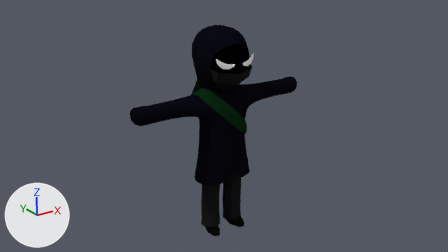
The Blender file Assets/Ninja/ninja_final.blend as it was, and as the next commit left it.
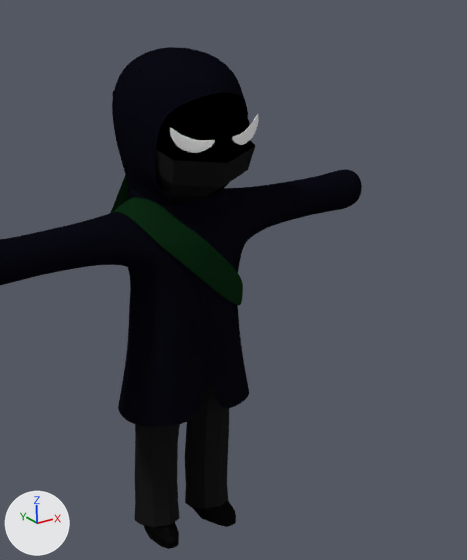
The first picture shows the older version from the file's camera 'Camera'. The close-ups show both versions on the part from 32% to 76% of the width and 2% to 96% of the height of that picture; other places that the commit changed are outside them. Lighting does not change. The marker at lower left points along +X, +Y and +Z.
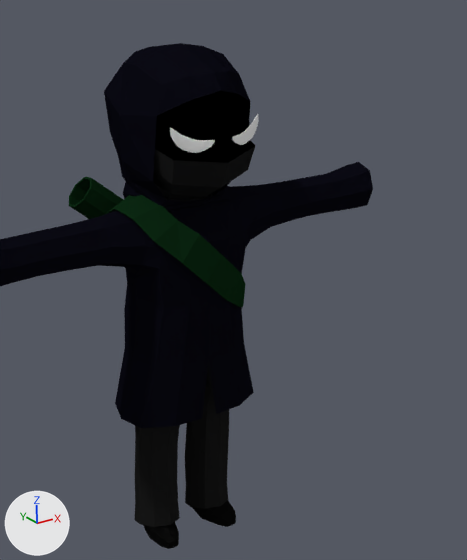
Where the change shows, as pixel boxes [x1, y1, x2, y2] in the close-ups (467 x 560 px):
'Plane.004', modifiers changed: before [0, 47, 362, 427]; after [0, 43, 373, 428]
'Cylinder', modifiers changed: before [111, 175, 129, 213]; after [69, 177, 123, 219]

Patch to the scene script:
```diff
--- a/Assets/Ninja/ninja_final.blend.py
+++ b/Assets/Ninja/ninja_final.blend.py
@@ ob_plane_004 @@
 _m = ob_plane_004.modifiers.new('Mirror', 'MIRROR')
-_m = ob_plane_004.modifiers.new('Subsurf', 'SUBSURF')
-_m.levels = 0
@@ ob_cylinder @@
 ob_cylinder.scale = (0.182, 0.182, 1.0)
-_m = ob_cylinder.modifiers.new('Subsurf', 'SUBSURF')
-_m.levels = 0
-_m = ob_cylinder.modifiers.new('Shrinkwrap', 'SHRINKWRAP')
-_m.target = ob_plane_004
```
